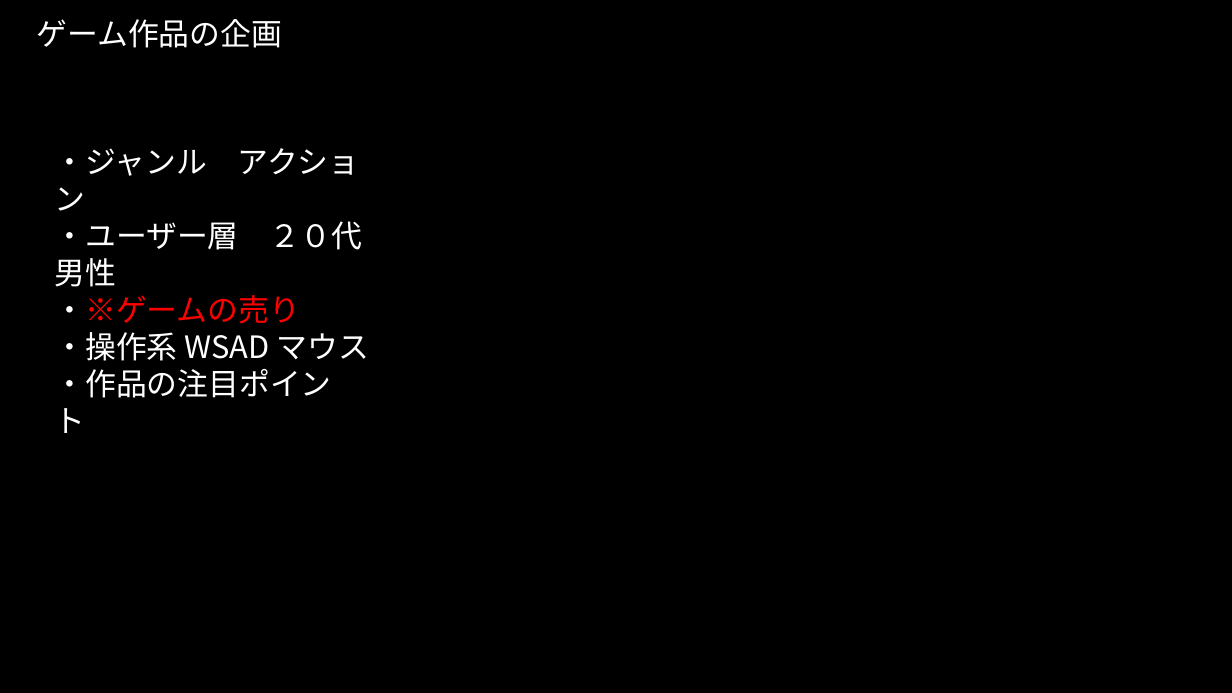
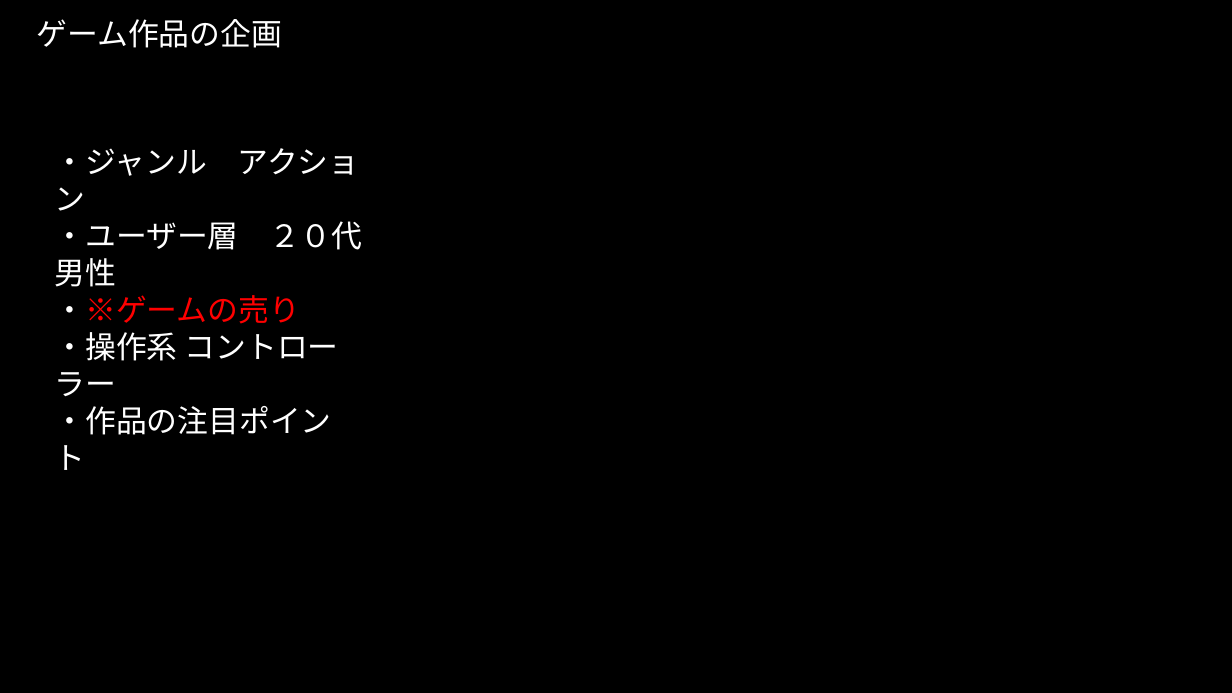
Before and after one commit to ryo-cpu/Camera, a slide deck: slide 2 of 概要書.pptx. Drawn at 1232x693 pixels with LibreOffice and Linux fonts; fonts in the diff are those of the drawing. Boxes give left, top, right and bottom in pixels: in the first picture for what was removed or moved away, otherwise in the second. Text is boxed around its words. In the diff, an @@ line names an element or a change of style, - is before the commit and + after.

```diff
--- a/概要書.pptx
+++ b/概要書.pptx
@@ text at <box>55,148,360,470</box>: text changed @@
-・ジャンル アクション
-・ユーザー層 ２０代男性
-・※ゲームの売り
-・操作系 WSAD マウス
-・作品の注目ポイント
+・ジャンル アクション
+・ユーザー層 ２０代男性
+・※ゲームの売り
+・操作系 コントローラー
+・作品の注目ポイント
```
Also in this commit, not shown: 1 other slide changed.
